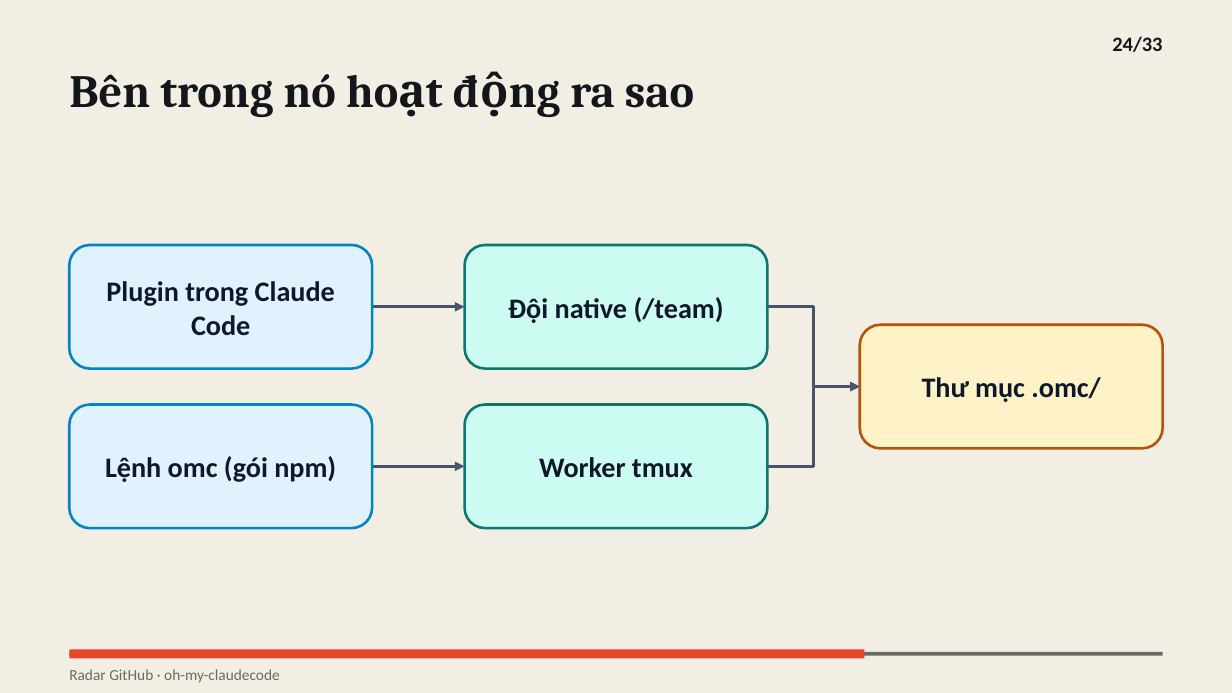
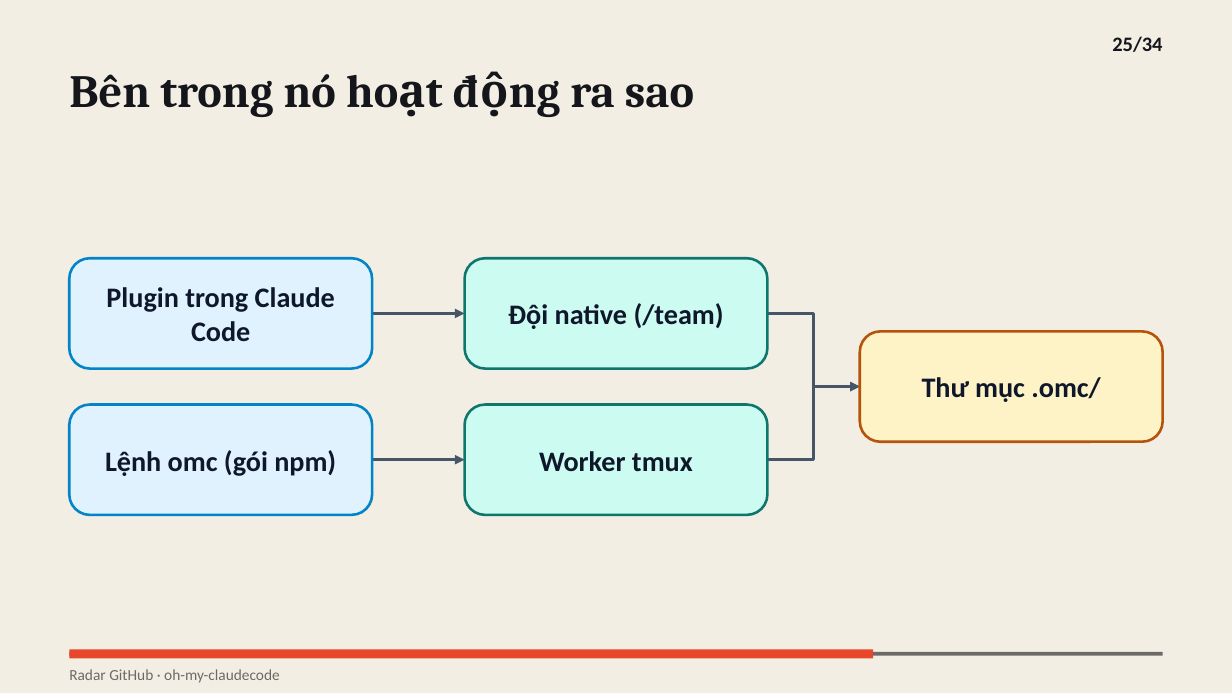
Before and after one commit to vohoailinh90/Github-radar, a slide deck: slide 25 of digests/2026-10-17-4/oh-my-claudecode/slides-vi.pptx (slide 24 before the commit). Drawn at 1232x693 pixels with LibreOffice and Linux fonts; fonts in the diff are those of the drawing. Boxes give left, top, right and bottom in pixels: in the first picture for what was removed or moved away, otherwise in the second. Text is boxed around its words. In the diff, an @@ line names an element or a change of style, - is before the commit and + after.

```diff
--- a/digests/2026-10-17-4/oh-my-claudecode/slides-vi.pptx
+++ b/digests/2026-10-17-4/oh-my-claudecode/slides-vi.pptx
@@ text at [1112,36,1162,52]: text changed @@
-24/33
+25/34
@@ rounded rectangle: place and size @@
-rounded rectangle at [69,245,372,369]
+rounded rectangle at [69,258,372,368]
@@ text "Plugin trong Claude Code": place and size @@
-text "Plugin trong Claude Code" at [106,281,335,336]
+text "Plugin trong Claude Code" at [106,287,335,342]
@@ rounded rectangle: place and size @@
-rounded rectangle at [465,245,768,369]
+rounded rectangle at [465,258,768,368]
@@ text "Đội native (/team)": place and size @@
-text "Đội native (/team)" at [508,297,724,323]
+text "Đội native (/team)" at [508,303,724,329]
@@ freeform shape: place and size @@
-freeform shape at [372,307,465,307]
+freeform shape at [372,313,465,313]
@@ freeform shape: place and size @@
-freeform shape at [768,307,860,386]
+freeform shape at [768,313,860,386]
@@ rounded rectangle: place and size @@
-rounded rectangle at [860,325,1164,449]
+rounded rectangle at [860,332,1164,442]
@@ freeform shape: place and size @@
-freeform shape at [768,386,860,466]
+freeform shape at [768,386,860,459]
@@ rounded rectangle: place and size @@
-rounded rectangle at [69,405,372,529]
+rounded rectangle at [69,405,372,515]
@@ text "Lệnh omc (gói npm)": place and size @@
-text "Lệnh omc (gói npm)" at [105,456,336,482]
+text "Lệnh omc (gói npm)" at [105,450,336,476]
@@ proportions changed in 5 elements at [860,332,1164,442], [69,258,372,368], [465,258,768,368], [69,405,372,515], [465,405,768,515] @@
@@ rounded rectangle: place and size @@
-rounded rectangle at [465,405,768,529]
+rounded rectangle at [465,405,768,515]
@@ text "Worker tmux": place and size @@
-text "Worker tmux" at [539,457,693,478]
+text "Worker tmux" at [539,451,693,472]
@@ freeform shape: place and size @@
-freeform shape at [372,467,465,467]
+freeform shape at [372,460,465,460]
@@ rectangle: place and size @@
-rectangle at [69,650,865,659]
+rectangle at [69,650,873,659]
```
Also in this commit, not shown: 32 other slides changed, 1 slide added, 2 other files.
